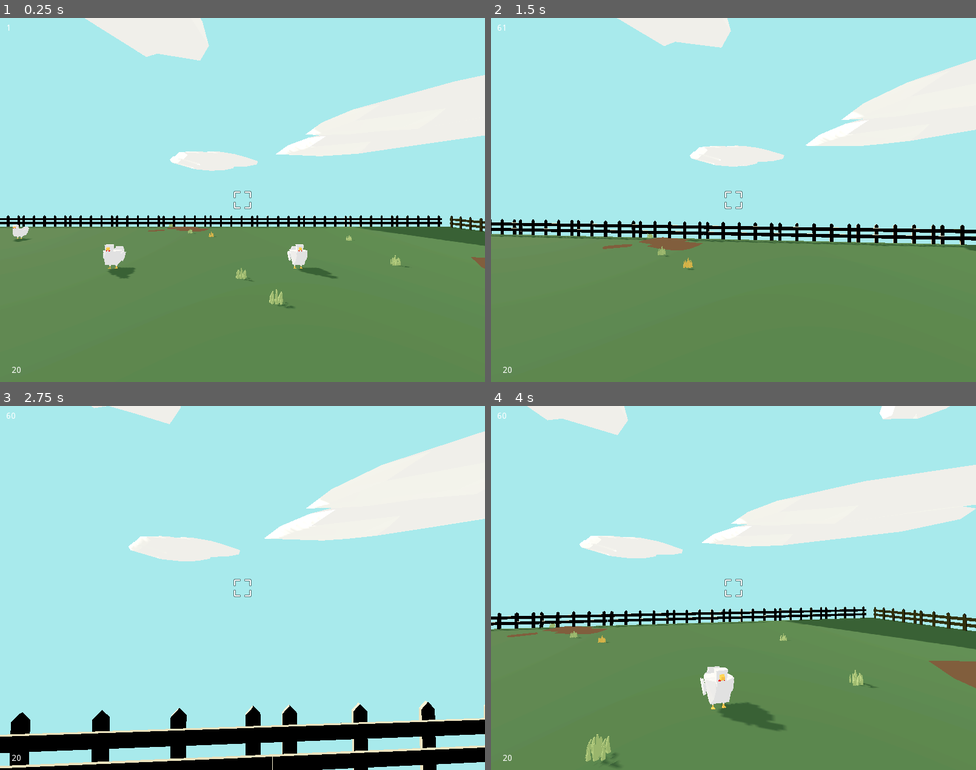
Above: before the commit, frames 1-4 (two rows, left to right).
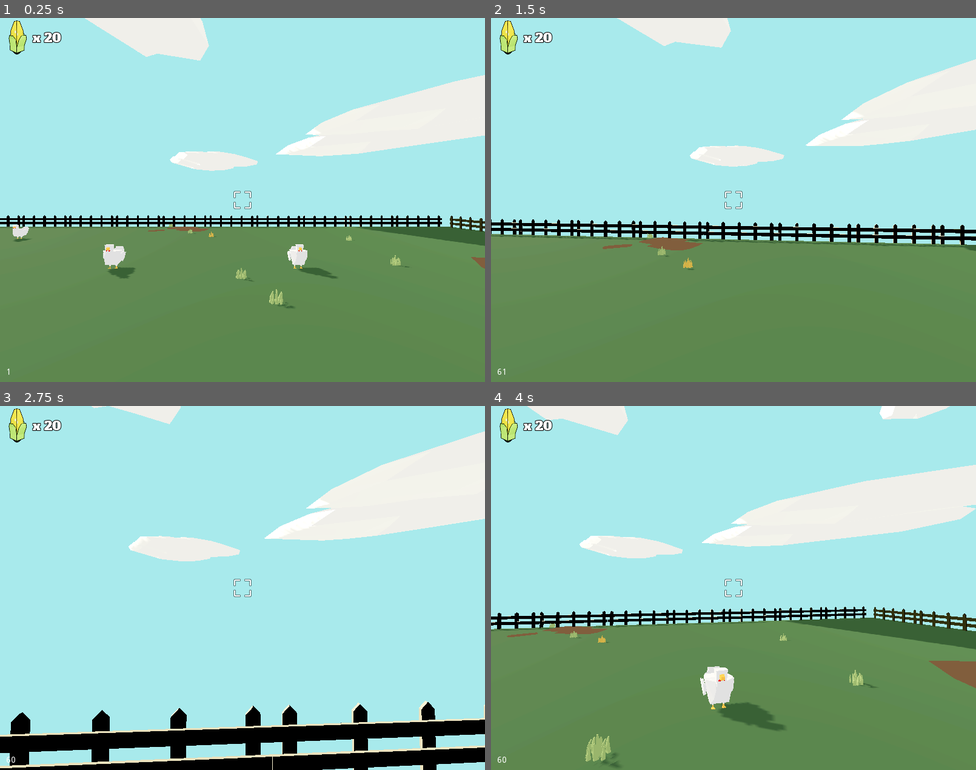
Above: after the commit, the same moments.

Repository: ehtd/godot_wild_jam_32
Game: Godot game, scene res://World.tscn
Two runs of this game, one before a commit and one after it. Both use one fixed random seed, a clock stepped at 60 frames per second and the inputs below.
Inputs (mouse positions are in pixels of both pictures, inside the frame that each line leads up to):
- Up to frame 1 (0.25 s): no input
- Up to frame 2 (1.5 s): tap Enter at 0.5 s; move the mouse to (757, 200) at 0.52 s; hold W (move_forward) from 0.53 s (still down); tap E (grab) at 0.6, 1.35 s; click (757, 200) at 0.67 s; move the mouse to (709, 200) at 1.27 s; click (709, 200) at 1.42 s
- Up to frame 3 (2.75 s): keep holding W (move_forward); move the mouse to (252, 580) at 2.02 s; tap E (grab) at 2.1 s; click (252, 580) at 2.17 s
- Up to frame 4 (4 s): keep holding W (move_forward); move the mouse to (728, 595) at 2.77 s; tap E (grab) at 2.85, 3.6 s; click (728, 595) at 2.92 s; tap R (restart) at 3.5 s; move the mouse to (767, 591) at 3.52 s; click (767, 591) at 3.67 s

The runs differ from the first frame. In frame 1, 0.4% of the frame differs, in the area x 1-13%, y 0-98%; in frame 2, 0.4%; in frame 3, 0.4%; in frame 4, 0.4%.

Commit message:
HUD + tweaks

Diff:
--- a/Chicken/Chicken.gd
+++ b/Chicken/Chicken.gd
@@ -124,7 +124,7 @@
 
 func set_state_walk():
 	current_state = STATES.WALK
-	animation_player.play("walk_loop", 0.1)
+	animation_player.play("walk_loop", -1.0, 2.0)
 	#print("walk")
 
 func set_state_look():
@@ -195,7 +195,7 @@
 		return false
 
 func got_corn():
-	print(" ", self, "got corn")
+#	print(" ", self, "got corn")
 	closest_corn = null
 	move_component.freeze()
 #	print(all_corn)
--- a/Player/Player.gd
+++ b/Player/Player.gd
@@ -11,8 +11,9 @@
 onready var move_component = $MoveComponent
 onready var raycast = $RayCast
 onready var fps_label = $CanvasLayer/Label
-onready var corn_count_label = $CanvasLayer/corn_count_label
+onready var corn_count_label = $CanvasLayer/corn_label
 onready var crosshair: TextureRect = $CanvasLayer/TextureRect
+onready var press_e: RichTextLabel = $CanvasLayer/press_e
 
 var crosshair_normal_tex = null
 var crosshair_grab_tex = null
@@ -34,7 +35,7 @@
 	crosshair_grab_tex = load("res://crosshair_selected.png")
 	storage = get_tree().get_nodes_in_group("storage")[0]
 	ground = get_tree().get_nodes_in_group("ground")[0]
-	print(ground.get_instance_id())
+#	print(ground.get_instance_id())
 
 
 func _process(_delta):
@@ -75,13 +76,13 @@
 		var result = get_ray_intersected_dictionary(event.position, 1, ray_length_corn, [])
 		if result:
 			var id_to_check = result.collider.get_owner().get_instance_id()
-			print(id_to_check)
+#			print(id_to_check)
 			if id_to_check == ground.get_instance_id():
 				add_corn_to_position(result.position)
 
 func update_ui():
 	fps_label.text = str(Engine.get_frames_per_second())
-	corn_count_label.text = str(corn_count)
+	corn_count_label.text = " x " + str(corn_count)
 	if can_grab_item(4+64)["can_grab"]:
 		set_crosshair_grab()
 	else:
@@ -126,6 +127,8 @@
 
 func set_crosshair_normal():
 	crosshair.texture = crosshair_normal_tex
+	press_e.hide()
 
 func set_crosshair_grab():
 	crosshair.texture = crosshair_grab_tex
+	press_e.show()
--- a/Player/Player.tscn
+++ b/Player/Player.tscn
@@ -1,8 +1,10 @@
-[gd_scene load_steps=5 format=2]
+[gd_scene load_steps=7 format=2]
 
 [ext_resource path="res://Player/Player.gd" type="Script" id=1]
 [ext_resource path="res://MoveComponent.tscn" type="PackedScene" id=2]
 [ext_resource path="res://crosshair.png" type="Texture" id=3]
+[ext_resource path="res://new_dynamicfont.tres" type="DynamicFont" id=4]
+[ext_resource path="res://corn_icon.png" type="Texture" id=5]
 
 [sub_resource type="CapsuleShape" id=1]
 radius = 0.5
@@ -43,10 +45,11 @@
 }
 
 [node name="Label" type="Label" parent="CanvasLayer"]
-margin_left = 10.0
-margin_top = 10.0
-margin_right = 40.0
-margin_bottom = 14.0
+anchor_left = 0.012
+anchor_top = 0.962
+anchor_right = 0.012
+anchor_bottom = 0.962
+margin_right = 20.0
 __meta__ = {
 "_edit_use_anchors_": false
 }
@@ -60,6 +63,49 @@
 "_edit_use_anchors_": false
 }
 
+[node name="press_e" type="RichTextLabel" parent="CanvasLayer"]
+anchor_left = 0.5
+anchor_top = 0.442
+anchor_right = 0.5
+anchor_bottom = 0.5
+margin_left = -43.0
+margin_top = -16.2
+margin_right = 63.0
+margin_bottom = -15.0
+custom_fonts/normal_font = ExtResource( 4 )
+text = "Press E"
+fit_content_height = true
+__meta__ = {
+"_edit_use_anchors_": false
+}
+
+[node name="corn_label" type="RichTextLabel" parent="CanvasLayer"]
+anchor_left = 0.056
+anchor_top = 0.043
+anchor_right = 0.056
+anchor_bottom = 0.043
+margin_left = 3.2
+margin_top = -6.8
+margin_right = 111.2
+margin_bottom = 24.2
+custom_fonts/normal_font = ExtResource( 4 )
+text = " x 10"
+fit_content_height = true
+__meta__ = {
+"_edit_use_anchors_": false
+}
+
+[node name="TextureRect2" type="TextureRect" parent="CanvasLayer"]
+margin_left = -4.25
+margin_top = 0.5
+margin_right = 60.75
+margin_bottom = 61.5
+texture = ExtResource( 5 )
+expand = true
+__meta__ = {
+"_edit_use_anchors_": false
+}
+
 [node name="RayCast" type="RayCast" parent="."]
 transform = Transform( 1, 0, 0, 0, 1, 0, 0, 0, 1, 0, 1.75, 0 )
 enabled = true
--- /dev/null
+++ b/new_dynamicfont.tres
@@ -0,0 +1,9 @@
+[gd_resource type="DynamicFont" load_steps=2 format=2]
+
+[ext_resource path="res://AlfaSlabOne-Regular.ttf" type="DynamicFontData" id=1]
+
+[resource]
+size = 20
+outline_size = 1
+outline_color = Color( 0, 0, 0, 1 )
+font_data = ExtResource( 1 )
--- a/project.godot
+++ b/project.godot
@@ -33,7 +33,6 @@
 [display]
 
 window/size/width=800
-window/size/fullscreen=true
 
 [input]
 
Binary file added: AlfaSlabOne-Regular.ttf
Binary file added: corn_icon.png
Not shown, added: corn_icon.png.import
